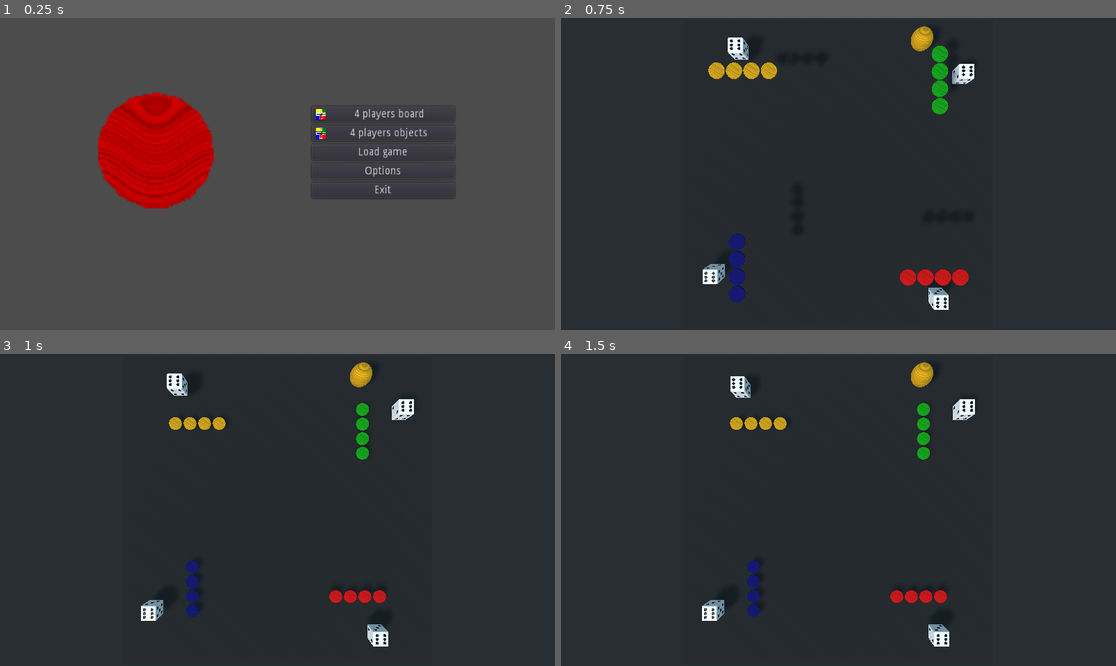
Above: before the commit, frames 1-4 (two rows, left to right).
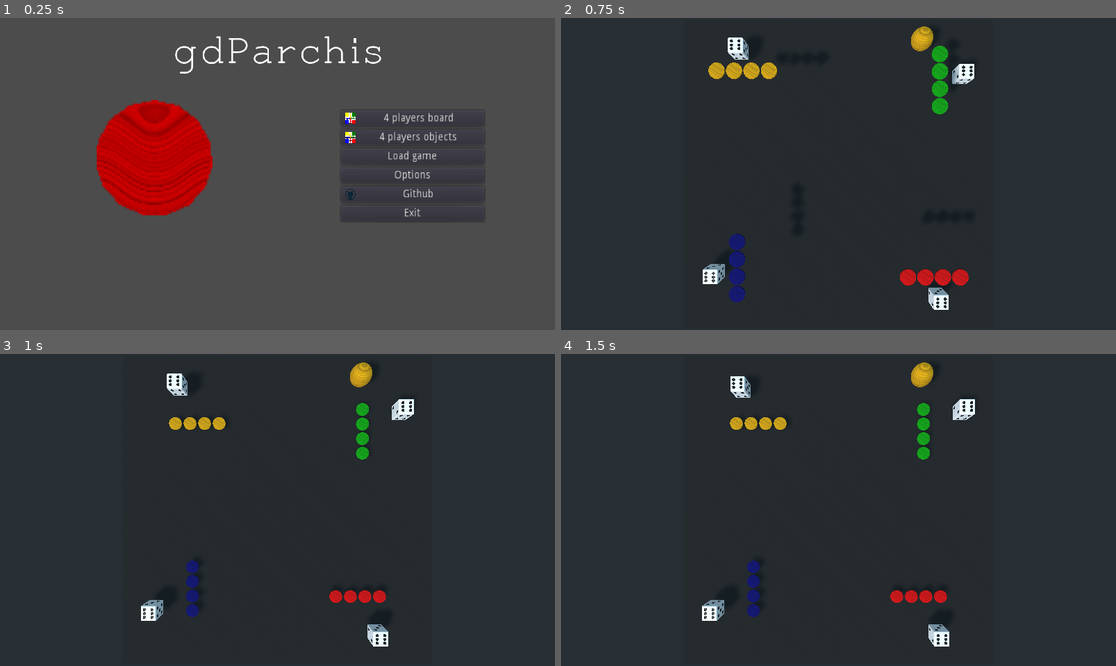
Above: after the commit, the same moments.

Repository: turulomio/gdparchis
Game: Godot game, scene res://scenes/Main.tscn
Same seed, same stepped clock (60 frames per second), same inputs: the game is played once before the commit and once after it.
Inputs (mouse positions are in pixels of both pictures, inside the frame that each line leads up to):
- Up to frame 1 (0.25 s): no input
- Up to frame 2 (0.75 s): click "4 players board" at 0.5 s
- Up to frame 3 (1 s): no input
- Up to frame 4 (1.5 s): move the mouse to (960, 494) at 1.27 s; click (960, 494) at 1.35 s

The runs differ from the first frame. In frame 1, 4.8% of the frame differs, in the area x 17-88%, y 5-66%; in frame 2, nothing differs; in frame 3, nothing differs; in frame 4, nothing differs.

Commit message:
Now you can eat pieces

Diff:
--- /dev/null
+++ b/fonts/font.tres
@@ -0,0 +1,8 @@
+[gd_resource type="DynamicFont" load_steps=2 format=2]
+
+[ext_resource path="res://fonts/SyrCOMJerusalemBold.otf" type="DynamicFontData" id=1]
+
+[resource]
+size = 150
+outline_color = Color( 0.435294, 0.113725, 0.113725, 1 )
+font_data = ExtResource( 1 )
--- a/scenes/Dice.gd
+++ b/scenes/Dice.gd
@@ -6,6 +6,7 @@
 var value=null
 var player
 var animation_waiting_grades=0
+var has_touch=false
 
 
 ## Sets id, and initial properties and position
@@ -39,6 +40,8 @@
 	var x = rand_range(-10,10)
 	var y = rand_range(-10,10)
 	var z = rand_range(-10,10)
+	print(x,y,z)
+	self.set_axis_velocity(Vector3(0,abs(x+y+x)/10,0))
 	set_angular_velocity(Vector3(x,y,z))
 
 
@@ -57,26 +60,39 @@
 	elif self.animation_waiting_grades==0:
 		if $RC1.is_colliding():
 			self.value=6
-			#$Dices.play()
+			if self.has_touch==false:
+				$Touched.play()
+				self.has_touch=true
 		if $RC2.is_colliding():
 			self.value=5
-			#$Dices.play()
+			if self.has_touch==false:
+				$Touched.play()
+				self.has_touch=true
 		if $RC3.is_colliding():
 			self.value=4
-			#$Dices.play()
+			if self.has_touch==false:
+				$Touched.play()
+				self.has_touch=true
 		if $RC4.is_colliding():
 			self.value=3
-			#$Dices.play()
+			if self.has_touch==false:
+				$Touched.play()
+				self.has_touch=true
 		if $RC5.is_colliding():
 			self.value=2
-			#$Dices.play()
+			if self.has_touch==false:
+				$Touched.play()
+				self.has_touch=true
 		if $RC6.is_colliding():
 			self.value=1
-			#$Dices.play()
+			if self.has_touch==false:
+				$Touched.play()
+				self.has_touch=true
 
 func prepare_to_launch():
 	self.player.can_move_dice=true
 	self.value=null
+	self.has_touch=false
 	self.set_physics_process(true)
 
 
@@ -86,11 +102,15 @@
 	yield(self, "dice_got_value")
 
 	if self.player.dice_throws_has_three_sixes() and self.player.last_piece_moved!=null:
-		$ThreeSix.play()
-		self.player.last_piece_moved.move_to_route_position(0,20)
-		yield(self.player.last_piece_moved,"piece_moved")
-		self.player.game.players.change_current_player()
-		return
+		if self.player.route.is_ramp(self.player.last_piece_moved.route_position)==false:
+			$ThreeSix.play()
+			self.player.last_piece_moved.move_to_route_position(0,20)
+			yield(self.player.last_piece_moved,"piece_moved")
+			self.player.game.players.change_current_player()
+			return
+		else: #If it'snos in ramp
+			self.player.game.players.change_current_player()
+			return
 
 	if self.player.can_some_piece_move():
 		self.player.can_move_pieces=true
--- a/scenes/Dice.tscn
+++ b/scenes/Dice.tscn
@@ -1,8 +1,9 @@
-[gd_scene load_steps=5 format=2]
+[gd_scene load_steps=6 format=2]
 
 [ext_resource path="res://models/Dice.glb" type="PackedScene" id=1]
 [ext_resource path="res://scenes/Dice.gd" type="Script" id=2]
 [ext_resource path="res://sounds/threesix.wav" type="AudioStream" id=3]
+[ext_resource path="res://sounds/roll.wav" type="AudioStream" id=4]
 
 [sub_resource type="BoxShape" id=2]
 
@@ -52,3 +53,6 @@
 
 [node name="ThreeSix" type="AudioStreamPlayer" parent="."]
 stream = ExtResource( 3 )
+
+[node name="Touched" type="AudioStreamPlayer" parent="."]
+stream = ExtResource( 4 )
--- a/scenes/Main.gd
+++ b/scenes/Main.gd
@@ -33,8 +33,13 @@
 		OS.window_fullscreen = button_pressed
 
 
-func _on_Main_gui_input(event):
+func _on_Main_gui_input(_event):
 	if Input.is_action_just_pressed("exit"):
 		get_tree().change_scene("res://scenes/Main.tscn")
 	if Input.is_action_just_pressed("full_screen"):
 		OS.window_fullscreen = !OS.window_fullscreen
+
+
+
+func _on_Github_pressed():
+	OS.shell_open("https://github.com/turulomio/gdparchis/")
--- a/scenes/Main.tscn
+++ b/scenes/Main.tscn
@@ -1,8 +1,10 @@
-[gd_scene load_steps=4 format=2]
+[gd_scene load_steps=6 format=2]
 
 [ext_resource path="res://scenes/Main.gd" type="Script" id=1]
 [ext_resource path="res://images/parchis4.png" type="Texture" id=2]
 [ext_resource path="res://icon.png" type="Texture" id=3]
+[ext_resource path="res://fonts/font.tres" type="DynamicFont" id=4]
+[ext_resource path="res://images/github.webp" type="Texture" id=5]
 
 [node name="Main" type="Control"]
 anchor_right = 1.0
@@ -27,10 +29,10 @@
 current_path = "user://saves/saves"
 
 [node name="VBoxContainer" type="VBoxContainer" parent="."]
-margin_left = 1078.0
-margin_top = 308.0
-margin_right = 1278.0
-margin_bottom = 558.0
+margin_left = 1180.0
+margin_top = 322.0
+margin_right = 1380.0
+margin_bottom = 572.0
 rect_scale = Vector2( 2.47677, 2.74072 )
 
 [node name="Players4" type="Button" parent="VBoxContainer"]
@@ -70,20 +72,38 @@
 clip_text = true
 expand_icon = true
 
-[node name="Exit" type="Button" parent="VBoxContainer"]
+[node name="Github" type="Button" parent="VBoxContainer"]
 margin_top = 96.0
 margin_right = 200.0
 margin_bottom = 116.0
 rect_pivot_offset = Vector2( 79, 10 )
+text = "Github"
+icon = ExtResource( 5 )
+clip_text = true
+expand_icon = true
+
+[node name="Exit" type="Button" parent="VBoxContainer"]
+margin_top = 120.0
+margin_right = 200.0
+margin_bottom = 140.0
+rect_pivot_offset = Vector2( 79, 10 )
 text = "Exit"
 
 [node name="TextureRect" type="TextureRect" parent="."]
-margin_left = 340.0
-margin_top = 260.0
-margin_right = 740.0
-margin_bottom = 660.0
+margin_left = 335.0
+margin_top = 286.0
+margin_right = 735.0
+margin_bottom = 686.0
 texture = ExtResource( 3 )
 expand = true
+
+[node name="Label" type="Label" parent="."]
+margin_right = 1925.0
+margin_bottom = 250.0
+custom_fonts/font = ExtResource( 4 )
+text = "gdParchis"
+align = 1
+valign = 1
 
 [connection signal="gui_input" from="." to="." method="_on_Main_gui_input"]
 [connection signal="file_selected" from="FileDialog" to="." method="_on_FileDialog_file_selected"]
@@ -91,4 +111,5 @@
 [connection signal="pressed" from="VBoxContainer/Players4All" to="." method="_on_Players4All_pressed"]
 [connection signal="pressed" from="VBoxContainer/Load" to="." method="_on_Load_pressed"]
 [connection signal="pressed" from="VBoxContainer/Options" to="." method="_on_Options_pressed"]
+[connection signal="pressed" from="VBoxContainer/Github" to="." method="_on_Github_pressed"]
 [connection signal="pressed" from="VBoxContainer/Exit" to="." method="_on_Exit_pressed"]
--- a/scenes/Piece.gd
+++ b/scenes/Piece.gd
@@ -78,14 +78,26 @@
 	var square_initial=self.square()
 	var square_final=self.route.square_at(_route_position)
 	##DEbe sacar si es un 5
-	if self.player.last_throw()==5 and self.player.are_all_pieces_out_of_home()==false and self.route.square_at(1).pieces.size()<2 and self.position_route!=0:
+	print(self.player.last_throw(), self.player.are_all_pieces_out_of_home(), self.route.square_at(1).pieces_count(),self.route_position)
+	if self.player.last_throw()==5 and self.player.are_all_pieces_out_of_home()==false and self.route.square_at(1).pieces_count()<2 and self.route_position!=0:
 		return false
 
 	if square_initial.type==Globals.eSquareTypes.START and self.player.last_throw()!=5:
 		return false
 
+	# Check if went more far that end
 	if square_final==null:
 		return false
+
+	# Check if there is a barrier and must open with a six
+	print("Check barrrir", self.player.last_throw(),self.player.some_piece_is_in_barrier(),self.square().has_barrier())
+	if self.player.last_throw()==6 and self.player.some_piece_is_in_barrier() and self.square().has_barrier()==false:
+		return false
+
+	#Check if there is barrier
+	if self.route.is_there_barrier(self.route_position, _route_position):
+		return false
+
 	#Check if can move
 	var new_square_position=square_final.empty_position()
 	if new_square_position ==-1:
@@ -121,6 +133,9 @@
 			self.scale=Vector3(1,1,1)
 
 func squares_to_move():
+	if self.player.extra_moves.size()>0:
+		return self.player.extra_moves[0]
+
 	if self.square().type==Globals.eSquareTypes.START and self.player.last_throw()==5:
 		return 1
 	elif self.player.are_all_pieces_out_of_home() and self.player.last_throw()==6:
@@ -128,17 +143,54 @@
 	else:
 		return self.player.last_throw()
 
+## Returns true if after move has eaten
+func has_eaten():
+	## In square after move
+	var s=self.square()
+	if s.pieces_count()==2 and s.type==Globals.eSquareTypes.NORMAL and s.pieces[0].player!=s.pieces[1].player:
+		return true
+
+	if s.pieces_count()==2 and s.type==Globals.eSquareTypes.FIRST and s.pieces[0].player!=s.pieces[1].player and self.player.e_color==s.color:
+		return true
+	return false
 
 func on_clicked():
 	if self.can_move_to_route_position(self.route_position+self.squares_to_move()):
 		self.move_to_route_position(self.route_position+self.squares_to_move(), 20)
 		yield(self,"piece_moved")
+
+		#Must be before has_eaten
+		if self.squares_to_move() in [10,20]:#Ya se ha movido luego lo quita
+			self.player.extra_moves.pop_front()
+
+		if self.has_eaten():
+			$Eat.play()
+			yield($Eat,"finished")
+			var piece_eaten=self.square().piece_different_to_me(self)
+			piece_eaten.move_to_route_position(0, 20)
+			yield(piece_eaten,"piece_moved")
+			self.player.extra_moves.append(20)
+
+
+
+		## After move
+		if self.player.has_won():
+			$Won.play()
+			yield($Won,"finished")
+			get_tree().change_scene("res://scenes/Main.tscn")
+			return
+
+
+		if self.square().type==Globals.eSquareTypes.END:
+			$EndRoute.play()
+			self.player.extra_moves.append(10)
+
 		self.player.last_piece_moved=self
 	else: # Ha pulsado una ficha que no se puede mover
 		$Click.play()
 		return
 
-	## Check if player can continue playing
+	## Estos if son excluyentes
 	if self.player.can_move_other_piece()==true:
 		self.player.can_move_pieces=true
 
--- a/scenes/Piece.tscn
+++ b/scenes/Piece.tscn
@@ -1,8 +1,11 @@
-[gd_scene load_steps=7 format=2]
+[gd_scene load_steps=10 format=2]
 
 [ext_resource path="res://scenes/Piece.gd" type="Script" id=1]
 [ext_resource path="res://images/wood.png" type="Texture" id=2]
 [ext_resource path="res://sounds/click.wav" type="AudioStream" id=3]
+[ext_resource path="res://sounds/meter.wav" type="AudioStream" id=4]
+[ext_resource path="res://sounds/win.wav" type="AudioStream" id=5]
+[ext_resource path="res://sounds/comer.wav" type="AudioStream" id=6]
 
 [sub_resource type="CylinderMesh" id=4]
 
@@ -25,3 +28,12 @@
 
 [node name="Click" type="AudioStreamPlayer" parent="."]
 stream = ExtResource( 3 )
+
+[node name="EndRoute" type="AudioStreamPlayer" parent="."]
+stream = ExtResource( 4 )
+
+[node name="Won" type="AudioStreamPlayer" parent="."]
+stream = ExtResource( 5 )
+
+[node name="Eat" type="AudioStreamPlayer" parent="."]
+stream = ExtResource( 6 )
--- a/scenes/Player.gd
+++ b/scenes/Player.gd
@@ -65,6 +65,8 @@
 	return false
 
 func can_move_other_piece():
+	if self.extra_moves.size()>0:
+		return true
 	return false
 
 func can_move_dice_again():
@@ -83,3 +85,15 @@
 		if p.can_move_to_route_position(p.route_position+p.squares_to_move()):
 			return true
 	return false
+
+func some_piece_is_in_barrier():
+	for p in self.pieces:
+		if p.square().has_barrier():
+			return true
+	return false
+
+func has_won():
+	for p in self.pieces:
+		if p.square().type!=Globals.eSquareTypes.END:
+			return false
+	return true
--- a/scenes/Route.gd
+++ b/scenes/Route.gd
@@ -36,3 +36,20 @@
 
 func end_position():
 	return self.arr.size()-1
+
+func is_there_barrier(from_position,to_position):
+	for square_position in range(from_position+1,to_position+1):#First doesn't count
+		var square = self.square_at(square_position)
+		print("Route.is_there_barrier",square_position,self.square_at(square_position),square.has_barrier())
+		if square.has_barrier():
+			return true
+	return false
+
+func size():
+	return self.arr.size()
+
+## Returns if is ramp valid for all max_players
+func is_ramp(_position_route):
+	if self.size()-1-8<_position_route and _position_route<self.size()-1:
+		return true
+	return false
--- a/scenes/Square.gd
+++ b/scenes/Square.gd
@@ -2,7 +2,7 @@
 ## This is a passive container movements must be set in Piece
 
 
-var id : int = 0
+var id : int
 var type #eSquareTypes
 var color#: Globals.eColors
 var max_
@@ -15,6 +15,36 @@
 	self.id=node_id
 
 	match(self.id):
+		5:
+			self.type=Globals.eSquareTypes.FIRST
+			self.color=Globals.eColors.YELLOW
+		22:
+			self.type=Globals.eSquareTypes.FIRST
+			self.color=Globals.eColors.BLUE
+		39:
+			self.type=Globals.eSquareTypes.FIRST
+			self.color=Globals.eColors.RED
+		56:
+			self.type=Globals.eSquareTypes.FIRST
+			self.color=Globals.eColors.GREEN
+
+		12:
+			self.type=Globals.eSquareTypes.SECURE
+		17:
+			self.type=Globals.eSquareTypes.SECURE
+		29:
+			self.type=Globals.eSquareTypes.SECURE
+		34:
+			self.type=Globals.eSquareTypes.SECURE
+		46:
+			self.type=Globals.eSquareTypes.SECURE
+		51:
+			self.type=Globals.eSquareTypes.SECURE
+		63:
+			self.type=Globals.eSquareTypes.SECURE
+		68:
+			self.type=Globals.eSquareTypes.SECURE
+
 		76:
 			self.type=Globals.eSquareTypes.END
 			self.color=Globals.eColors.YELLOW
@@ -39,6 +69,9 @@
 		104:
 			self.type=Globals.eSquareTypes.START
 			self.color=Globals.eColors.GREEN
+		_:
+			self.type=Globals.eSquareTypes.NORMAL
+
 
 	for _i in range(self.max_pieces()):
 		self.pieces.append(null)
@@ -48,7 +81,21 @@
 		return 4
 	return 2
 
+## size is always 2 or 4, we must count pieces.
+func pieces_count():
+	var r=0
+	for p in self.pieces:
+		if p!=null:
+			r=r+1
+	return r
 
+func has_barrier():
+	if self.type in [Globals.eSquareTypes.START,Globals.eSquareTypes.END]:
+		return false
+	if self.pieces_count()==2 and self.pieces[0].player==self.pieces[1].player:
+		print("Square.has_barrier",self.pieces_count(),self.pieces[0].player,self.pieces[1].player,self)
+		return true
+	return false
 
 ## Devuelve -1 si no encuentra sitio libre o la posicion
 func empty_position():
@@ -56,3 +103,9 @@
 		if self.pieces[position] == null:
 			return position
 	return -1
+
+func piece_different_to_me(_piece):
+	for p in self.pieces:
+		if p!=null and p!=_piece:
+			return p
+	return null
Binary file added: fonts/SyrCOMJerusalemBold.otf
Binary file added: images/github.webp
